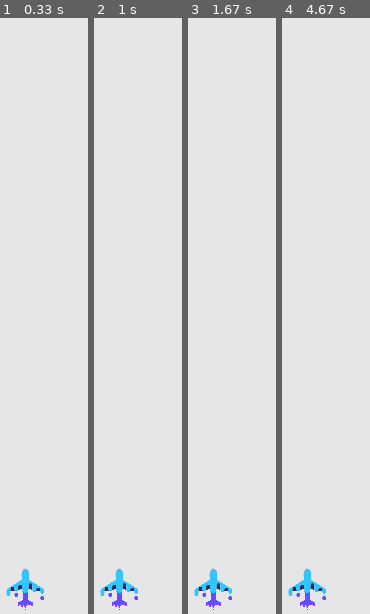
Above: before the commit, frames 1-4 (left to right).
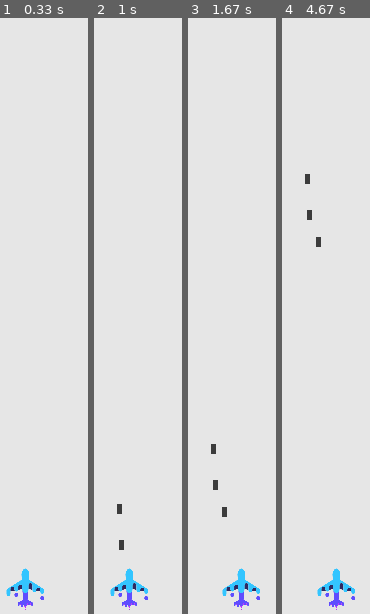
Above: after the commit, the same moments.

Repository: Clno1/Learn-python
Game: pygame game, started from Pygame/Alien_invasion.py
The game is run twice, just before and just after one commit, with the same random seed, the same clock (stepped at 60 frames per second) and the same inputs.
Inputs:
- Up to frame 1 (0.33 s): no input
- Up to frame 2 (1 s): tap Space at 0.33, 0.73 s; hold Right from 0.67 s (still down)
- Up to frame 3 (1.67 s): tap Space at 1.03, 1.23, 1.53 s; release Right at 1.13 s; hold Right 1.17-1.63 s
- Up to frame 4 (4.67 s): hold Left 1.67-2.2 s; tap Space at 1.73, 2.03, 2.3, 2.6, 2.73, 3.03, 3.4, 3.7, 3.9, 4.2, 4.4 s; hold Left 2.23-2.63 s; hold Right 2.67-3.3 s; hold Left 3.33-3.8 s; hold Right 3.83-4.3 s; hold Right from 4.33 s (still down)

Frame 1 is identical in both runs. In frame 2, 1.6% of the frame differs, in the area x 6-62%, y 81-100%; in frame 3, 2.2%; in frame 4, 2.3%, in the area x 6-83%, y 26-100%.

Commit message:
Add files via upload

Diff:
--- a/Pygame/Alien_invasion.py
+++ b/Pygame/Alien_invasion.py
@@ -1,5 +1,6 @@
 import sys
 import pygame
+from pygame.sprite import Group
 
 from settings import Settings
 from ship import Ship
@@ -8,16 +9,29 @@
 def run_game():
     #初始化游戏+创建一个屏幕
     pygame.init()
-    ai_setting=Settings()
-    screen=pygame.display.set_mode((ai_setting.screen_width,ai_setting.screen_height))
+    ai_settings=Settings()
+    screen=pygame.display.set_mode((ai_settings.screen_width,ai_settings.screen_height))
     pygame.display.set_caption("Alien Invasion")
 
     #创建一艘飞船
-    ship=Ship(screen)
+    ship=Ship(ai_settings,screen)
+    #创建用于存储子弹的编组
+    bullets=Group()
 
     #游戏主循环
     while True:
-        gf.check_events()    #监视键盘和鼠标事件
-        gf.update_screen(ai_setting,screen,ship)  #更新屏幕
+        gf.check_events(ai_settings, screen, ship, bullets)    #监视键盘和鼠标事件
+        ship.update()
+        update_bullets(bullets)
+        gf.update_screen(ai_settings, screen, ship, bullets)  #更新屏幕
+
+
+def update_bullets(bullets):
+    bullets.update()
+    for bullet in bullets.copy():
+        if bullet.rect.bottom<=0:
+            bullets.remove(bullet)
+    #print(len(bullets))
+
 
 run_game()
--- /dev/null
+++ b/Pygame/bullet.py
@@ -0,0 +1,33 @@
+
+import pygame
+
+from pygame.sprite import Sprite
+
+#子弹类：对飞船子弹进行管理，继承自Sprite
+class Bullet(Sprite):
+    #__init__在飞船位置创建一颗子弹
+    def __init__(self,ai_settings,screen,ship):
+        super(Bullet,self).__init__()
+        self.screen=screen
+
+        #在 (0,0) 处创建一个表示子弹的矩形，再设置正确的位置
+        self.rect=pygame.Rect(0, 0, ai_settings.bullet_width,ai_settings.bullet_height)
+        #x轴设为飞船x轴
+        self.rect.centerx = ship.rect.centerx
+        self.rect.top = ship.rect.top   #
+
+        #记录self.y值用于以后改变，self.x不会变不用记录
+        self.y=float(self.rect.y)
+
+        #子弹颜色和速度
+        self.color=ai_settings.bullet_color
+        self.bullet_speed=ai_settings.bullet_speed
+
+    #update将子弹向上移动
+    def update(self):
+        self.y-=self.bullet_speed
+        self.rect.y=int(self.y)
+
+    def draw_bullet(self):
+        #用self.color的颜色填充self.screen的self.rect的矩形部分
+        pygame.draw.rect(self.screen,self.color,self.rect)
--- a/Pygame/game_function.py
+++ b/Pygame/game_function.py
@@ -1,20 +1,47 @@
 
 import sys
+import pygame
+from bullet import Bullet
 
-import pygame
+#响应键盘按下事件
+def check_keydown_events(event,ai_settings,screen,ship,bullets):
+    if event.key==pygame.K_RIGHT:
+        ship.moving_right=True
+    elif event.key==pygame.K_LEFT:
+        ship.moving_left=True
+    elif event.key==pygame.K_SPACE:
+        fire_bullet(ai_settings,screen,ship,bullets)
 
-def check_events():
-    #监测并响应键盘鼠标事件
+def fire_bullet(ai_settings,screen,ship,bullets):
+    #监测到按下空格键：创建一颗子弹
+    if len(bullets)<ai_settings.bullets_total:
+        new_bullet=Bullet(ai_settings,screen,ship)
+        bullets.add(new_bullet)
+
+#响应键盘回弹事件
+def check_keyup_events(event,ship):
+    if event.key==pygame.K_RIGHT:
+        ship.moving_right=False
+    elif event.key==pygame.K_LEFT:
+        ship.moving_left=False
+
+#监测并响应键盘鼠标事件
+def check_events(ai_settings,screen,ship,bullets):
     for event in pygame.event.get():
         if event.type==pygame.QUIT:
             sys.exit()
-
+        elif event.type==pygame.KEYDOWN:
+            check_keydown_events(event,ai_settings,screen,ship,bullets)
+        elif event.type==pygame.KEYUP:
+            check_keyup_events(event,ship)
 
 #功能：更新屏幕图像，绘制新的图像
-def update_screen(ai_setting,screen,ship):
+def update_screen(ai_setting,screen,ship,bullets):
     #每次循环都重绘屏幕
     screen.fill(ai_setting.bg_color)
+    #更新子弹group内子弹位置
+    for bullet in bullets.sprites():
+        bullet.draw_bullet()
     ship.blitme()
-
     #让最近绘制的屏幕可见
     pygame.display.flip()
--- a/Pygame/settings.py
+++ b/Pygame/settings.py
@@ -6,3 +6,10 @@
         self.screen_width=900
         self.screen_height=600
         self.bg_color=(230,230,230)
+        self.ship_speed=0.5
+
+        self.bullet_width=5
+        self.bullet_height=10
+        self.bullet_speed=1.5
+        self.bullet_color=60,60,60
+        self.bullets_total=3
--- a/Pygame/ship.py
+++ b/Pygame/ship.py
@@ -2,9 +2,10 @@
 import pygame
 
 class Ship():
-    def __init__(self,screen):
+    def __init__(self,ai_settings,screen):
         #init初始化飞船并设置其初始位置
         self.screen=screen
+        self.ai_seettings=ai_settings
 
         #self.rect取得飞船矩形     self.screen_rect取得屏幕矩形
         self.image=pygame.image.load("images/ship.bmp")
@@ -21,6 +22,21 @@
         self.rect.centerx=self.screen_rect.centerx
         self.rect.bottom=self.screen_rect.bottom
 
+        #移动标记
+        self.moving_right=False
+        self.moving_left=False
+
+        #移动速度
+        self.center=float(self.rect.centerx)
+
+    def update(self):
+        #根据移动标记调整飞船位置
+        if self.moving_right and self.center<self.ai_seettings.screen_width:
+            self.center+=self.ai_seettings.ship_speed
+        if self.moving_left and self.center>0:
+            self.center-=self.ai_seettings.ship_speed
+        self.rect.centerx=int(self.center)
+
     def blitme(self):
         #根据self.rect的指定位置将飞船绘制到屏幕上
         self.screen.blit(self.image,self.rect)
Not shown, changed: Pygame/Pygame.pyproj
